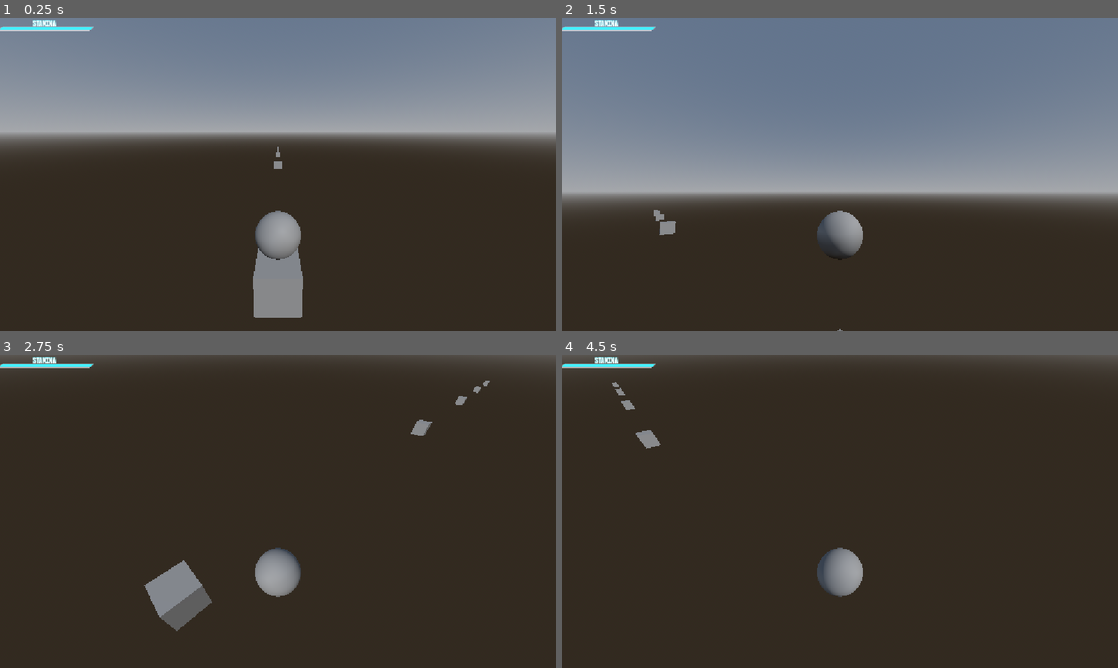
Above: before the commit, frames 1-4 (two rows, left to right).
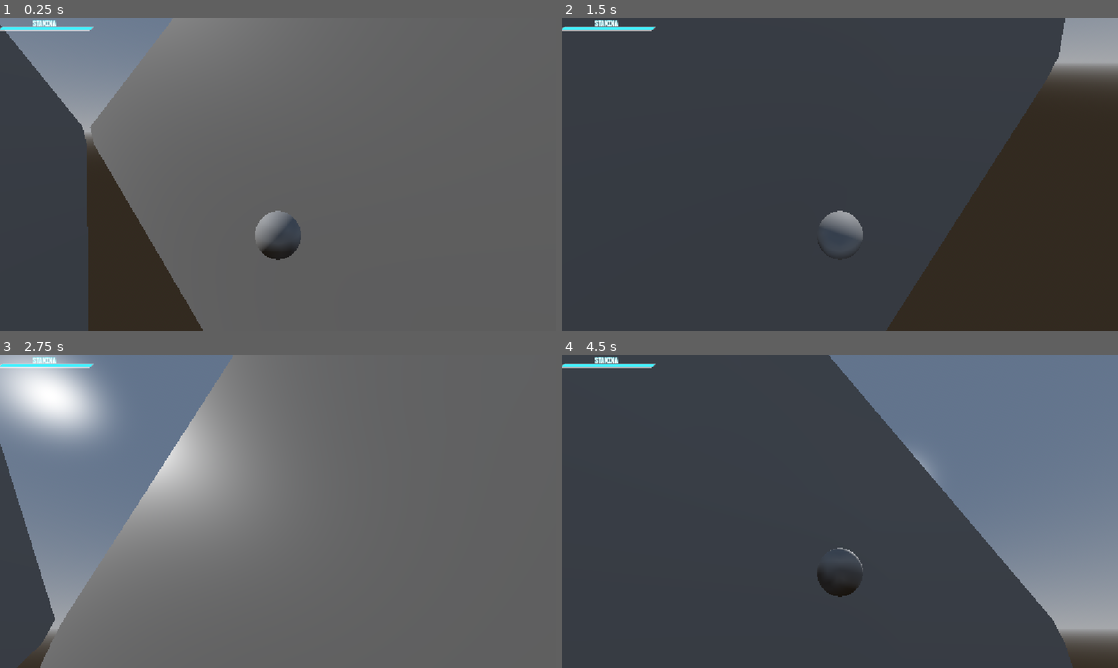
Above: after the commit, the same moments.

Repository: PortalGolem/havenIE2026GameJam
Game: Godot game, scene res://Scenes/andrew_test.tscn
Two runs of this game, one before a commit and one after it. Both use one fixed random seed, a clock stepped at 60 frames per second and the inputs below. This scene is started directly instead of the project's main scene.
Inputs (mouse positions are in pixels of both pictures, inside the frame that each line leads up to):
- Up to frame 1 (0.25 s): no input
- Up to frame 2 (1.5 s): move the mouse to (962, 158) at 0.52 s; press the mouse at (962, 158) at 0.53 s; hold D (Right) 0.53-1.28 s; tap Space (Jump) at 0.77 s; tap Shift (Dash) at 0.8, 1.35 s; tap Enter at 1.25 s; move the mouse to (728, 190) at 1.27 s; release the mouse at (728, 190) at 1.28 s; hold S (Backward) from 1.28 s (still down)
- Up to frame 3 (2.75 s): tap Space (Jump) at 1.52, 2 s; click (166, 527) at 1.55 s; move the mouse to (333, 442) at 2.02 s; release S (Backward) at 2.03 s; press the mouse at (333, 442) at 2.03 s; hold D (Right) from 2.03 s (still down); tap Shift (Dash) at 2.3 s
- Up to frame 4 (4.5 s): tap Enter at 2.75, 4.25 s; move the mouse to (812, 574) at 2.77 s; release D (Right) at 2.78 s; release the mouse at (812, 574) at 2.78 s; hold W (Forward) 2.78-3.53 s; tap Shift (Dash) at 2.85, 3.8, 4.35 s; tap Space (Jump) at 3.02, 3.5, 3.77 s; click (812, 574) at 3.05 s; move the mouse to (1006, 558) at 3.52 s; press the mouse at (1006, 558) at 3.53 s; hold A (Left) from 3.53 s (still down); move the mouse to (673, 464) at 4.27 s; release the mouse at (673, 464) at 4.28 s

The runs differ from the first frame. In frame 1, 84% of the frame differs, in the area x 0-100%, y 0-100%; in frame 2, 83%; in frame 3, 99%; in frame 4, 98%.
Error before the commit: Invalid assignment of property or key 'FOV' with value of type 'float' on a base object of type 'null instance'. (res://Player/PlayerController.gd:215)

Commit message:
Fixed Some things

Diff:
--- a/Player/PlayerController.gd
+++ b/Player/PlayerController.gd
@@ -10,6 +10,7 @@
 @export var airGravity:float
 @export var wallDrag:float
 @export var wallGravity:float
+@export var wallDistance:float
 @export var DashSpeed:float
 @export var initialMovementMode:MOVEMENT_MODE
 
@@ -18,7 +19,7 @@
 @export var maxYRotation:float
 @export var jumpVector:Vector3
 
-@export var Camera_FOV_def = 70
+@export var Camera_FOV_def = 701
 @export var Camera_FOV = 70
 
 @export var Game_Speed = 1
@@ -36,12 +37,13 @@
 var stanima_dash_cost = 10
 var stanima_jump_cost = 10
 var stanima_regeneration = 0.5
+var wallX = 0.0
 
 signal enemy_killed(id)
 
 
 var currentRotation := Vector2.ZERO
-var velocity := Vector3.ZERO
+var velocity := Vector3.FORWARD * 10
 
 var currentMovement:MOVEMENT_MODE
 
@@ -58,7 +60,7 @@
 signal Lockin()
 signal UnLockin()
 
-@onready var Camera = $Camera3Dd
+@onready var Camera = $CameraPivot/Camera3D
 
 
 
@@ -105,50 +107,50 @@
 	#STANIMA CODE
 	stanima_cur += stanima_regeneration * delta
 
-
-
-
-	print(mouseInput)
-	print(currentRotation)
-	print(mouseInput * mouseSensitivity)
-	currentRotation += mouseInput * mouseSensitivity
-	currentRotation.x = clampf(currentRotation.x, -deg_to_rad(maxXRotation), deg_to_rad(maxXRotation))
+	currentRotation += -mouseInput * mouseSensitivity
+	currentRotation.x = clampf(currentRotation.x, deg_to_rad(-maxXRotation + 180), deg_to_rad(maxXRotation + 180))
 	currentRotation.y = clampf(currentRotation.y, deg_to_rad(minYRotation), deg_to_rad(maxYRotation))
-	basis = Basis.IDENTITY
-	$CameraPivot.basis = Basis.IDENTITY
+	rotation = Vector3.ZERO
+	$CameraPivot.rotation = Vector3.ZERO
 	rotate(Vector3.UP, currentRotation.x)
 	$CameraPivot.rotate(Vector3.RIGHT, currentRotation.y)
 	mouseInput = Vector2.ZERO
-
+	print(currentMovement)
 	if currentMovement == MOVEMENT_MODE.GROUND:
 		var movement = movementInput.normalized() * groundSpeed * delta
 		movement = Vector3(movement.x, 0, movement.y)
 		movement = movement.rotated(Vector3.UP, rotation.y)
 		position += movement
+		wallCollision = false
 	elif currentMovement == MOVEMENT_MODE.AIR:
 		# accept input left and right and change velocity
 		velocity.move_toward(Vector3.ZERO, delta * airDrag)
 		velocity += Vector3(delta * movementInput.x * airSpeed, 0, 0)
 		velocity.y -= airGravity * delta
-		position += velocity.rotated(Vector3.UP, rotation.y)
+		position += velocity.rotated(Vector3.UP, rotation.y) * delta
 		#Handle dash inputs
 		if dashed:
 			currentMovement = MOVEMENT_MODE.DASH
+		if wallCollision:
+			currentMovement = MOVEMENT_MODE.WALL
+			wallCollision = false
 	elif currentMovement == MOVEMENT_MODE.WALL:
 		velocity.x = 0
 		velocity.y -= wallGravity * delta
 		velocity.move_toward(Vector3.ZERO, wallDrag * delta)
 
-		position += velocity
+		position += Vector3(velocity.x, velocity.y, -velocity.z) * delta
+		position.x = wallX + wallNormal.x
 		if jumped:
 			if (wallNormal.x > 0):
 				velocity += jumpVector
 			else:
-				velocity += Vector3(-jumpVector.x, jumpVector.y, jumpVector.z)
+				velocity += Vector3(-jumpVector.x, jumpVector.y, -jumpVector.z)
 			currentMovement = MOVEMENT_MODE.AIR
 		#Handle dash inputs
 		if dashed:
 			currentMovement = MOVEMENT_MODE.DASH
+		wallCollision = false
 	elif currentMovement == MOVEMENT_MODE.ATTACK:
 		#Handle dash inputs
 		if dashed:
@@ -165,7 +167,8 @@
 		dash_lock_timer -= delta
 		if dash_lock_timer <= 0:
 			if wallCollision:
-				startWallMovement()
+				currentMovement = MOVEMENT_MODE.WALL
+				wallCollision = false
 
 	#DASH MOVEMENT CODE
 	if dash_timer > 0:
@@ -191,12 +194,12 @@
 		var slow_speed = 0.01
 		var slow_max = 0.2
 
-		Game_Speed -= slow_speed * delta
-		Game_Speed = clamp(Game_Speed, 1 - slow_max, 1)
+		#Game_Speed -= slow_speed * delta
+		#Game_Speed = clamp(Game_Speed, 1 - slow_max, 1)
 
 		#camera FOV tween
-		Camera_FOV += (Camera_FOV * zoom_in_speed)
-		Camera_FOV = clamp(Camera_FOV, zoom_in_max, 1000)
+		#Camera_FOV += (Camera_FOV * zoom_in_speed)
+		#Camera_FOV = clamp(Camera_FOV, zoom_in_max, 1000)
 
 		#FIND THE ENEMY WE ARE LOOKING AT AND STORE IT.
 
@@ -207,13 +210,17 @@
 		UnLockin.emit()
 		Game_Speed = 1
 		Camera_FOV = Camera_FOV_def
-		currentMovement = MOVEMENT_MODE.ATTACK
+	#	currentMovement = MOVEMENT_MODE.ATTACK
 
 	#CAMERA DYNAMIC FOV CODE GO HERE
 
 
-	Camera.FOV = Camera_FOV
-	Engine.time_scale = Game_Speed
-
-func startWallMovement():
+	#Camera.FOV = Camera_FOV
+	#Engine.time_scale = Game_Speed
+
+func _playerEnterWallCollider(wall:Node3D):
+	wallNormal = wall.position - position
+	wallX = wall.position.x
+	wallCollision = true
+func _playerEnterFloorCollider(floor:Node3D):
 	pass
--- a/Player/player.tscn
+++ b/Player/player.tscn
@@ -7,7 +7,11 @@
 
 [sub_resource type="SphereShape3D" id="SphereShape3D_2m7an"]
 
+[sub_resource type="SphereShape3D" id="SphereShape3D_lgp2p"]
+radius = 0.58963436
+
 [node name="Player" type="AnimatableBody3D" unique_id=944310348]
+transform = Transform3D(-1, 0, -8.742278e-08, 0, 1, 0, 8.742278e-08, 0, -1, 0, 0, 0)
 script = ExtResource("1_l8h54")
 
 [node name="MeshInstance3D" type="MeshInstance3D" parent="." unique_id=414659512]
@@ -22,6 +26,19 @@
 transform = Transform3D(1, 0, 0, 0, 0.9746737, 0.22363204, 0, -0.22363204, 0.9746737, 0, 2.1963158, 3.689209)
 fov = 80.0
 
-[node name="Timer" type="Timer" parent="." unique_id=618764724]
+[node name="StanimaBar" parent="." unique_id=1967122980 instance=ExtResource("2_4ntmi")]
 
-[node name="StanimaBar" parent="." unique_id=1967122980 instance=ExtResource("2_4ntmi")]
+[node name="WallCollider" type="Area3D" parent="." unique_id=705150687]
+collision_mask = 2
+
+[node name="CollisionShape3D" type="CollisionShape3D" parent="WallCollider" unique_id=181315078]
+shape = SubResource("SphereShape3D_lgp2p")
+
+[node name="FloorCollider" type="Area3D" parent="." unique_id=1890467018]
+collision_mask = 4
+
+[node name="CollisionShape3D" type="CollisionShape3D" parent="FloorCollider" unique_id=594924556]
+shape = SubResource("SphereShape3D_lgp2p")
+
+[connection signal="body_entered" from="WallCollider" to="." method="_playerEnterWallCollider"]
+[connection signal="body_entered" from="FloorCollider" to="." method="_playerEnterFloorCollider"]
--- a/Scenes/andrew_test.tscn
+++ b/Scenes/andrew_test.tscn
@@ -13,19 +13,30 @@
 
 [sub_resource type="BoxMesh" id="BoxMesh_2m7an"]
 
+[sub_resource type="BoxShape3D" id="BoxShape3D_2m7an"]
+size = Vector3(1, 35.49048, 71.45166)
+
+[sub_resource type="BoxMesh" id="BoxMesh_lgp2p"]
+size = Vector3(1, 35.49048, 71.45166)
+
 [node name="AndrewTest" type="Node3D" unique_id=1684309353]
 
 [node name="Player" parent="." unique_id=1169010544 instance=ExtResource("1_qf4af")]
 sync_to_physics = false
 mouseSensitivity = 0.01
 groundSpeed = 50.0
-airSpeed = 1.0
-airDrag = 0.01
-airGravity = 0.001
+airSpeed = 4.0
+airDrag = 1.0
+airGravity = 3.0
+wallDrag = 1.0
+wallGravity = 1.0
+wallDistance = 1.0
+DashSpeed = 10.0
 initialMovementMode = 1
 maxXRotation = 45.0
 minYRotation = -30.0
 maxYRotation = 45.0
+jumpVector = Vector3(10, 5, 25)
 
 [node name="WorldEnvironment" type="WorldEnvironment" parent="." unique_id=790657928]
 environment = SubResource("Environment_2m7an")
@@ -34,7 +45,7 @@
 transform = Transform3D(0.90468735, 0.30894443, 0.29341793, -0.426076, 0.6559819, 0.6230144, 0, -0.6886516, 0.72509235, 0, 4.381582, 0)
 
 [node name="MeshInstance3D2" type="MeshInstance3D" parent="." unique_id=985476894]
-transform = Transform3D(1, 0, 0, 0, 1, 0, 0, 0, 1, 0, -1.1852422, 0)
+transform = Transform3D(1, 0, 0, 0, 1, 0, 0, 0, 1, 0, -1.2094313, 0)
 mesh = SubResource("BoxMesh_2m7an")
 
 [node name="MeshInstance3D2" type="MeshInstance3D" parent="MeshInstance3D2" unique_id=1205597703]
@@ -52,3 +63,27 @@
 [node name="MeshInstance3D2" type="MeshInstance3D" parent="MeshInstance3D2/MeshInstance3D2/MeshInstance3D2/MeshInstance3D2" unique_id=1051157976]
 transform = Transform3D(1, 0, 0, 0, 1, 0, 0, 0, 1, 0, -1.1852422, -22.310482)
 mesh = SubResource("BoxMesh_2m7an")
+
+[node name="StaticBody3D" type="StaticBody3D" parent="." unique_id=1180970716]
+transform = Transform3D(1, 0, 0, 0, 1, 0, 0, 0, 1, -6.4880176, 0, 71.14825)
+collision_layer = 2
+
+[node name="CollisionShape3D" type="CollisionShape3D" parent="StaticBody3D" unique_id=386263992]
+transform = Transform3D(1, 0, 0, 0, 1, 0, 0, 0, 1, 0, -6.121704, -35.22583)
+shape = SubResource("BoxShape3D_2m7an")
+
+[node name="MeshInstance3D" type="MeshInstance3D" parent="StaticBody3D" unique_id=1184644732]
+transform = Transform3D(1, 0, 0, 0, 1, 0, 0, 0, 14.662356, 4.7683716e-07, -6.121704, -35.22583)
+mesh = SubResource("BoxMesh_lgp2p")
+
+[node name="StaticBody3D2" type="StaticBody3D" parent="." unique_id=1428037372]
+transform = Transform3D(1, 0, 0, 0, 1, 0, 0, 0, 1, 5.383832, 0, 71.14825)
+collision_layer = 2
+
+[node name="CollisionShape3D" type="CollisionShape3D" parent="StaticBody3D2" unique_id=1278352760]
+transform = Transform3D(1, 0, 0, 0, 1, 0, 0, 0, 1, 0, -6.121704, -35.22583)
+shape = SubResource("BoxShape3D_2m7an")
+
+[node name="MeshInstance3D" type="MeshInstance3D" parent="StaticBody3D2" unique_id=233809153]
+transform = Transform3D(1, 0, 0, 0, 1, 0, 0, 0, 14.662356, 0, -6.121704, -35.22583)
+mesh = SubResource("BoxMesh_lgp2p")
Not shown, added: Scenes/andrew_test.tscn9405137629.tmp
Not shown, added: Scenes/andrew_test.tscn9416355655.tmp
